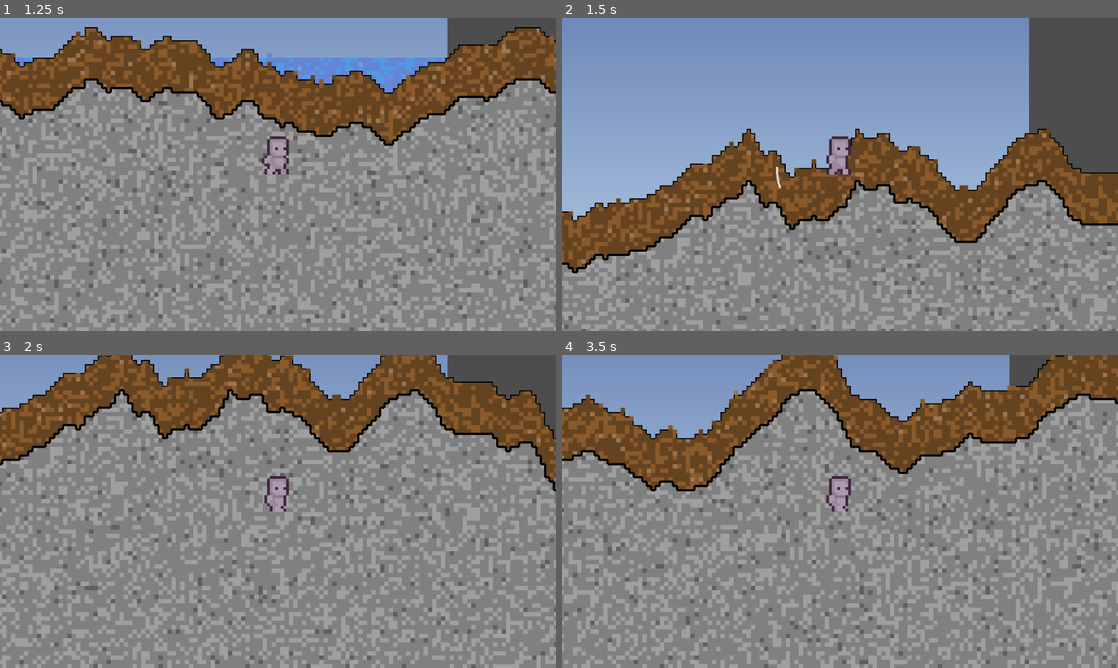
Above: before the commit, frames 1-4 (two rows, left to right).
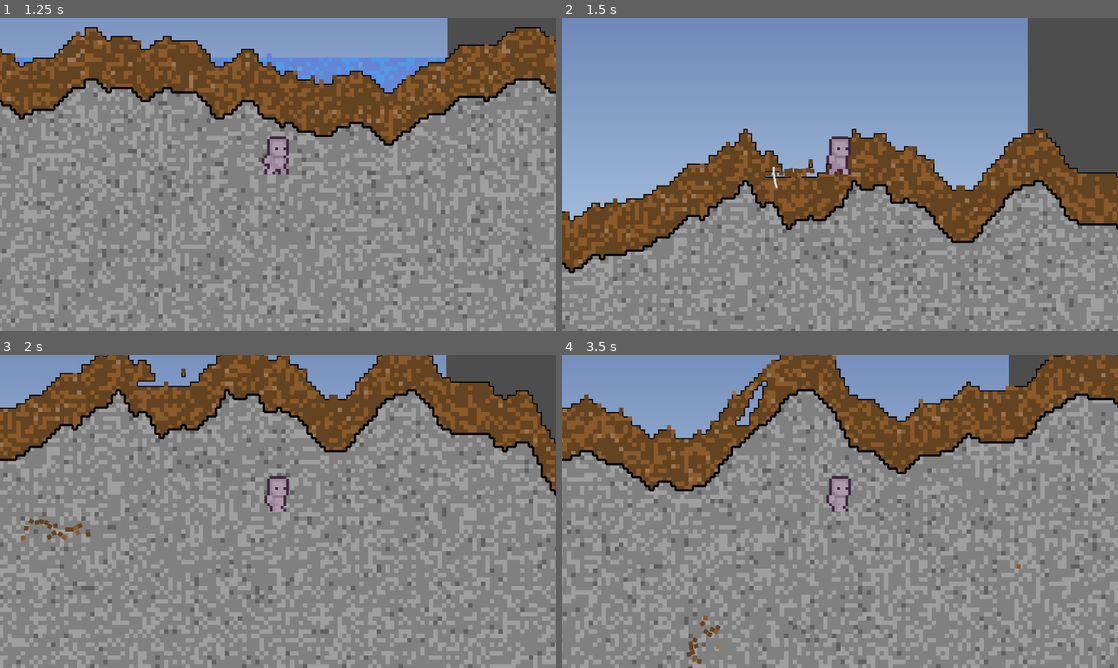
Above: after the commit, the same moments.

Repository: MessrsBrightside/pixel-mixel
Game: Godot game, scene res://scenes/main.tscn
Same seed, same stepped clock (60 frames per second), same inputs: the game is played once before the commit and once after it.
Inputs (mouse positions are in pixels of both pictures, inside the frame that each line leads up to):
- Up to frame 1 (1.25 s): tap Enter (ui_accept) at 0.5, 0.77 s; move the mouse to (400, 158) at 0.52 s; hold Right (ui_right) from 0.53 s (still down); tap 1 at 0.6 s; click (400, 158) at 0.67 s
- Up to frame 2 (1.5 s): keep holding Right (ui_right); move the mouse to (728, 190) at 1.27 s; tap 2 at 1.35 s; click (728, 190) at 1.42 s
- Up to frame 3 (2 s): keep holding Right (ui_right); tap Enter (ui_accept) at 1.52 s
- Up to frame 4 (3.5 s): move the mouse to (895, 442) at 2.02 s; release Right (ui_right) at 2.03 s; hold Left (ui_left) 2.03-2.78 s; tap 3 at 2.1 s; click (895, 442) at 2.17 s; move the mouse to (812, 574) at 2.77 s; hold Right (ui_right) from 2.78 s (still down); tap 4 at 2.85 s; click (812, 574) at 2.92 s; tap Enter (ui_accept) at 3.02 s

Frame 1 is identical in both runs. In frame 2, 18% of the frame differs, in the area x 0-100%, y 0-100%; in frame 3, 30%; in frame 4, 14%.

Commit message:
Refactor: Loose chunks as RigidBody2D, blade spawns physics bodies that fly (#48)

Diff:
--- a/scenes/main.gd
+++ b/scenes/main.gd
@@ -11,6 +11,7 @@
 var _label: Label
 var _player: Player
 var _camera: Camera2D
+var _chunk_spawner: ChunkSpawner
 var _parallax_bg: ParallaxBG
 var _terrain_collision: TerrainCollision
 
@@ -33,6 +34,8 @@
 	_player.z_index = 1
 	_player.attacked.connect(_on_player_attacked)
 	add_child(_player)
+	_chunk_spawner = ChunkSpawner.new()
+	add_child(_chunk_spawner)
 	_camera = Camera2D.new()
 	_camera.zoom = Vector2(2, 2)
 	_player.add_child(_camera)
@@ -130,6 +133,8 @@
 func _place_player() -> void:
 	_player.chunk_grid = _grid
 	_player.terrain_defs = _load_terrain_defs()
+	_player.chunk_spawner = _chunk_spawner
+	_chunk_spawner.terrain_defs = _load_terrain_defs()
 	_player.position = _player.find_spawn_position()
 	_player.velocity = Vector2.ZERO
 
@@ -152,7 +157,9 @@
 
 
 func _on_player_attacked() -> void:
-	pass
+	# Rebuild collision and re-render the dirty area
+	_terrain_collision.build_all()
+	_renderer.render()
 
 
 func _build_terrain_collision() -> void:
--- a/scripts/blade_attack.gd
+++ b/scripts/blade_attack.gd
@@ -1,13 +1,15 @@
 class_name BladeAttack
 extends RefCounted
 
-## Fan-shaped blade attack that frees chunks based on power vs toughness.
+## Narrow blade attack that frees chunks and spawns them as RigidBody2D.
 
 const RANGE := 15
 const ARC_ANGLE := deg_to_rad(10.0)
 const RAY_COUNT := 3
-const START_OFFSET := 0
-const KICK_FORCE := 5
+const LAUNCH_SPEED := 200.0
+
+var chunk_spawner: ChunkSpawner
+var spawn_parent: Node
 
 
 func execute(grid: ChunkGrid, origin: Vector2, direction: Vector2, power: float, terrain_defs: Array[TerrainDef]) -> int:
@@ -17,23 +19,20 @@
 	var base_angle := direction.angle()
 
 	for i in range(RAY_COUNT):
-		var t := float(i) / float(RAY_COUNT - 1)  # 0.0 to 1.0
+		var t := float(i) / float(RAY_COUNT - 1)
 		var angle := base_angle - half_arc + t * ARC_ANGLE
 		var ray_dir := Vector2(cos(angle), sin(angle))
-		freed += _cast_ray(grid, origin, ray_dir, remaining_power, terrain_defs)
+		freed += _cast_ray(grid, origin, ray_dir, remaining_power, terrain_defs, direction)
 
 	return freed
 
 
-func _cast_ray(grid: ChunkGrid, origin: Vector2, dir: Vector2, power: float, terrain_defs: Array[TerrainDef]) -> int:
+func _cast_ray(grid: ChunkGrid, origin: Vector2, dir: Vector2, power: float, terrain_defs: Array[TerrainDef], attack_dir: Vector2) -> int:
 	var freed := 0
 	var remaining := power
 	var chunk_size := 4.0
-	# Kick direction in chunk units
-	var kick_x := int(sign(dir.x)) * KICK_FORCE
-	var kick_y := int(sign(dir.y)) * (KICK_FORCE / 2)
 
-	for step in range(START_OFFSET, RANGE):
+	for step in range(RANGE):
 		var sample := origin + dir * (step + 1) * chunk_size
 		var cx := int(sample.x) / 4
 		var cy := int(sample.y) / 4
@@ -57,14 +56,13 @@
 		var toughness: float = tdef.toughness
 		if remaining >= toughness:
 			remaining -= toughness
-			# Free the chunk and kick it in attack direction
+			# Clear from grid
 			grid.set_chunk(pos, 0, 0, 0)
-			var dest := Vector2i(pos.x + kick_x, pos.y + kick_y)
-			if grid.is_in_bounds(dest) and grid.get_chunk(dest).terrain == 0:
-				grid.set_chunk(dest, chunk.terrain, chunk.color, ChunkGrid.State.LOOSE)
-			else:
-				# Can't kick, just leave in place as loose
-				grid.set_chunk(pos, chunk.terrain, chunk.color, ChunkGrid.State.LOOSE)
+			# Spawn as RigidBody2D with velocity
+			if chunk_spawner != null and spawn_parent != null:
+				var world_pos := Vector2(cx * chunk_size + 2, cy * chunk_size + 2)
+				var vel := attack_dir * LAUNCH_SPEED + Vector2(randf_range(-30, 30), randf_range(-80, -20))
+				chunk_spawner.spawn_chunk(spawn_parent, world_pos, chunk.terrain, chunk.color, vel)
 			freed += 1
 		else:
 			break
--- /dev/null
+++ b/scripts/physics/chunk_spawner.gd
@@ -0,0 +1,37 @@
+class_name ChunkSpawner
+extends Node
+
+## Spawns LooseChunkBody instances and enforces a max body limit.
+
+const LooseChunkBodyScene = preload("res://scripts/physics/loose_chunk_body.gd")
+
+var terrain_defs: Array[TerrainDef]
+var max_bodies := 500
+var active_bodies: Array = []
+
+
+func spawn_chunk(parent: Node, world_pos: Vector2, terrain: int, color_idx: int, velocity: Vector2) -> void:
+	var color := Color.MAGENTA
+	var mass_val := 1.0
+	if terrain < terrain_defs.size() and terrain_defs[terrain] != null:
+		var tdef: TerrainDef = terrain_defs[terrain]
+		if color_idx < tdef.palette.size():
+			color = tdef.palette[color_idx]
+		mass_val = tdef.density
+
+	# Enforce limit
+	while active_bodies.size() >= max_bodies:
+		var oldest = active_bodies.pop_front()
+		if is_instance_valid(oldest):
+			oldest.queue_free()
+
+	var body: RigidBody2D = LooseChunkBodyScene.new()
+	body.position = world_pos
+	body.setup(color, 4.0, velocity, mass_val)
+	parent.add_child(body)
+	active_bodies.append(body)
+	body.tree_exiting.connect(_on_body_freed.bind(body))
+
+
+func _on_body_freed(body: RigidBody2D) -> void:
+	active_bodies.erase(body)
--- /dev/null
+++ b/scripts/physics/loose_chunk_body.gd
@@ -0,0 +1,36 @@
+class_name LooseChunkBody
+extends RigidBody2D
+
+## A freed chunk that flies as a RigidBody2D and auto-frees when at rest.
+
+const REST_THRESHOLD := 5.0
+const REST_TIME := 3.0
+
+var _rest_timer := 0.0
+
+
+func setup(color: Color, chunk_size: float, initial_velocity: Vector2, mass_val: float) -> void:
+	mass = mass_val
+	linear_velocity = initial_velocity
+	gravity_scale = 1.0
+
+	var shape := RectangleShape2D.new()
+	shape.size = Vector2(chunk_size, chunk_size)
+	var col := CollisionShape2D.new()
+	col.shape = shape
+	add_child(col)
+
+	var rect := ColorRect.new()
+	rect.color = color
+	rect.size = Vector2(chunk_size, chunk_size)
+	rect.position = Vector2(-chunk_size / 2.0, -chunk_size / 2.0)
+	add_child(rect)
+
+
+func _physics_process(delta: float) -> void:
+	if linear_velocity.length() < REST_THRESHOLD:
+		_rest_timer += delta
+		if _rest_timer >= REST_TIME:
+			queue_free()
+	else:
+		_rest_timer = 0.0
--- a/scripts/player.gd
+++ b/scripts/player.gd
@@ -13,6 +13,7 @@
 var chunk_grid: ChunkGrid
 var terrain_defs: Array[TerrainDef]
 var _blade: BladeAttack = BladeAttack.new()
+var chunk_spawner: ChunkSpawner
 
 var _idle_sprite: Sprite2D
 var _walk_sprite: Sprite2D
@@ -74,6 +75,8 @@
 			return
 		var dir := (get_global_mouse_position() - global_position).normalized()
 		var origin := global_position
+		_blade.chunk_spawner = chunk_spawner
+		_blade.spawn_parent = get_parent()
 		_blade.execute(chunk_grid, origin, dir, 3.0, terrain_defs)
 		_show_slash(dir)
 		attacked.emit()
--- /dev/null
+++ b/tests/test_loose_chunk_body.gd
@@ -0,0 +1,74 @@
+extends SceneTree
+
+## Functional tests for LooseChunkBody and ChunkSpawner.
+
+const LooseChunkBodyClass = preload("res://scripts/physics/loose_chunk_body.gd")
+const ChunkSpawnerClass = preload("res://scripts/physics/chunk_spawner.gd")
+const TerrainDefClass = preload("res://scripts/terrain_def.gd")
+
+
+func _init() -> void:
+	var passed := 0
+	var failed := 0
+
+	# --- Test: LooseChunkBody creates with collision shape ---
+	var body := LooseChunkBodyClass.new()
+	body.setup(Color.RED, 4.0, Vector2(100, -50), 2.0)
+	var has_collision := false
+	for child in body.get_children():
+		if child is CollisionShape2D:
+			has_collision = true
+			break
+	if has_collision:
+		passed += 1
+		print("PASS: LooseChunkBody creates with collision shape")
+	else:
+		failed += 1
+		print("FAIL: LooseChunkBody missing collision shape")
+	body.free()
+
+	# --- Test: setup assigns velocity and mass ---
+	var body2 := LooseChunkBodyClass.new()
+	body2.setup(Color.BLUE, 4.0, Vector2(200, -100), 3.5)
+	var vel_ok := body2.linear_velocity == Vector2(200, -100)
+	var mass_ok := body2.mass == 3.5
+	if vel_ok and mass_ok:
+		passed += 1
+		print("PASS: setup assigns velocity=%s and mass=%s" % [body2.linear_velocity, body2.mass])
+	else:
+		failed += 1
+		print("FAIL: velocity=%s (expected 200,-100), mass=%s (expected 3.5)" % [body2.linear_velocity, body2.mass])
+	body2.free()
+
+	# --- Test: ChunkSpawner respects max_bodies limit ---
+	var spawner := ChunkSpawnerClass.new()
+	var tdef := TerrainDefClass.new()
+	tdef.palette = [Color.GREEN, Color.DARK_GREEN]
+	tdef.density = 1.5
+	var defs: Array[TerrainDef] = [null, tdef]
+	spawner.terrain_defs = defs
+	spawner.max_bodies = 5
+
+	var parent_node := Node2D.new()
+	root.add_child(parent_node)
+
+	for i in range(10):
+		spawner.spawn_chunk(parent_node, Vector2(i * 10, 0), 1, 0, Vector2.RIGHT * 50)
+
+	if spawner.active_bodies.size() <= 5:
+		passed += 1
+		print("PASS: ChunkSpawner respects max_bodies (active=%d)" % spawner.active_bodies.size())
+	else:
+		failed += 1
+		print("FAIL: ChunkSpawner has %d bodies, expected <= 5" % spawner.active_bodies.size())
+
+	parent_node.queue_free()
+
+	# --- Summary ---
+	print("")
+	print("%d passed, %d failed" % [passed, failed])
+	if failed > 0:
+		print("TESTS FAILED")
+	else:
+		print("ALL TESTS PASSED")
+	quit()
Not shown, added: scripts/physics/terrain_collision.gd.uid
Not shown, added: tests/test_terrain_collision.gd.uid
Not shown, added: scripts/physics/chunk_spawner.gd.why.md
Not shown, added: scripts/physics/loose_chunk_body.gd.why.md
Not shown, added: tests/test_loose_chunk_body.gd.why.md
